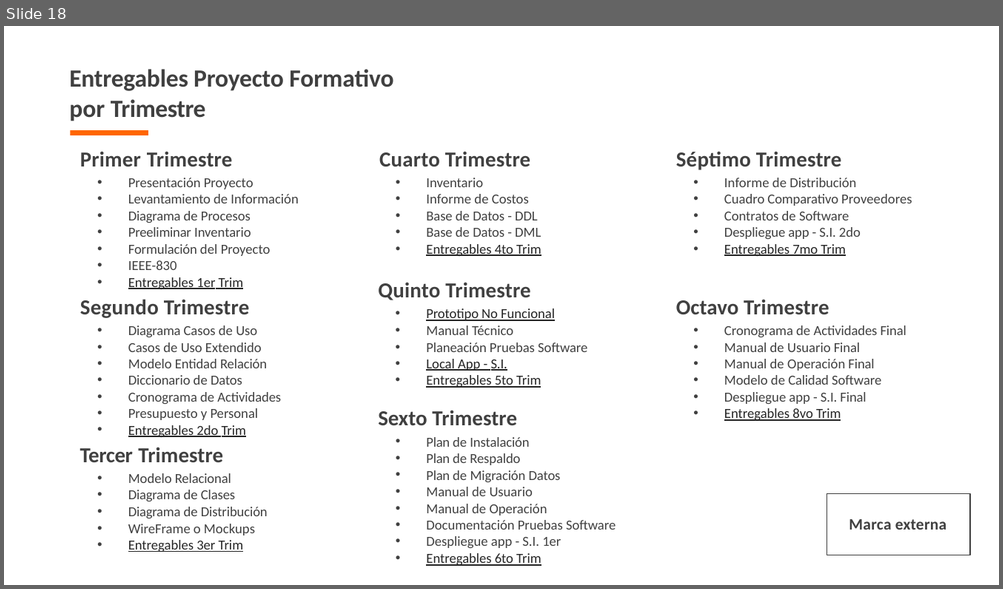
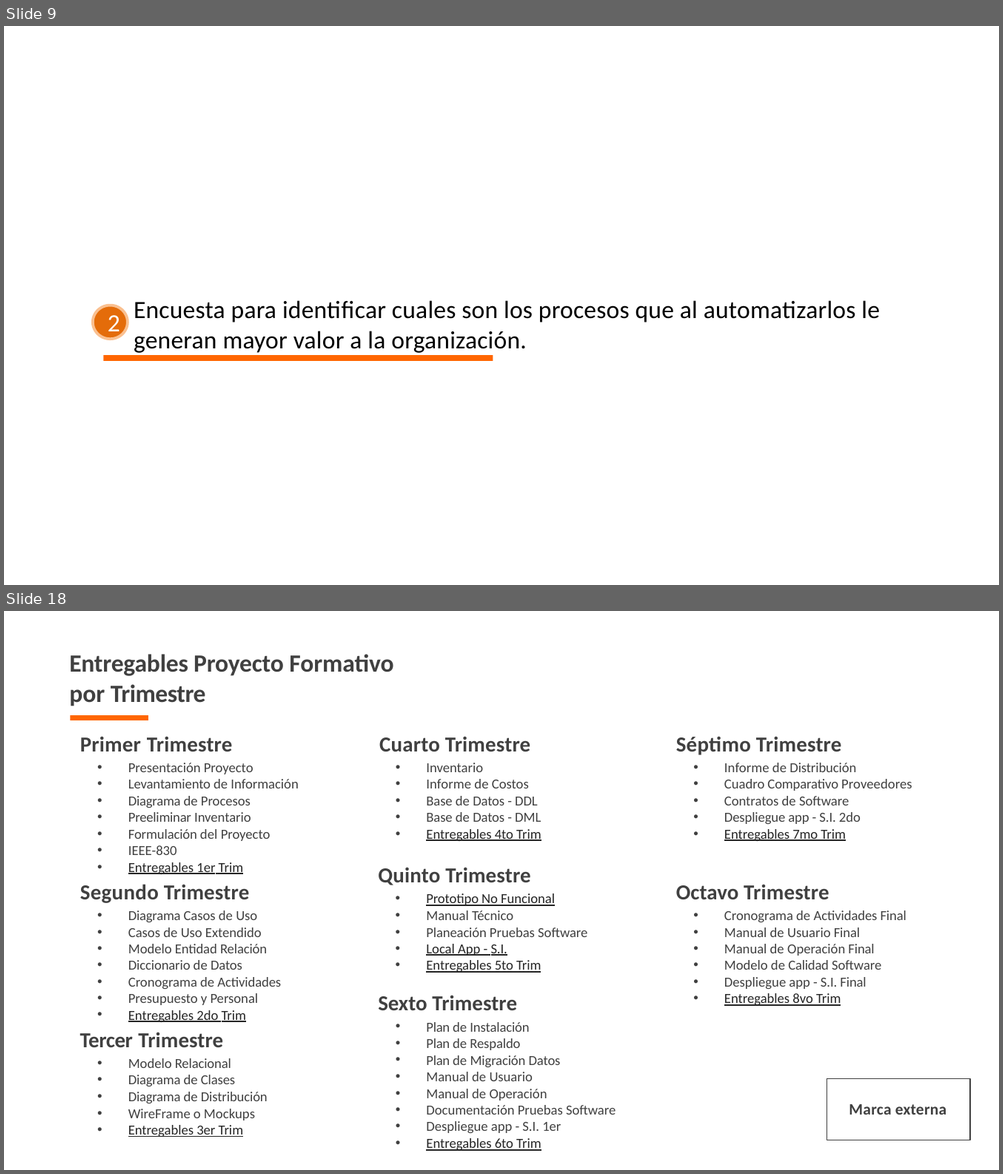
Before and after one commit to tataAntolinez/JOYASPRECIOSAS3D, a slide deck: app/app_documentacion/1er_trim/1_1_1_presentacion_proyecto-convertido (1).pptx. Shown one above the other, each under a label of ours: slide 18 before the commit, slides 9 and 18 after it; the slides between them are not shown. The pictures are 1003x589 and 1003x1174 pixels, drawn with LibreOffice and Linux fonts; fonts in the diff are those of the drawing; background and template pictures are left out. Boxes give left, top, right and bottom in pixels: in the first picture for what was removed or moved away, otherwise in the second. Text is boxed around its words. In the diff, an @@ line names an element or a change of style, - is before the commit and + after.

```diff
--- a/app/app_documentacion/1er_trim/1_1_1_presentacion_proyecto-convertido (1).pptx
+++ b/app/app_documentacion/1er_trim/1_1_1_presentacion_proyecto-convertido (1).pptx
@@ slide 9 added at (x1=4, y1=26, x2=999, y2=585), background #FFFFFF @@
@@ ellipse added at (x1=93, y1=306, x2=128, y2=339), fill #E46C0A, outline #FAC090 2 pt, 18 pt, text #FFFFFF @@
+2
@@ text added at (x1=134, y1=301, x2=879, y2=353), 18 pt, text #000000 @@
+Encuesta para identificar cuales son los procesos que al automatizarlos le generan mayor valor a la organización.
@@ freeform shape added at (x1=103, y1=355, x2=493, y2=361), fill #FF6600 @@
```
Also in this commit, not shown: 8 slides changed, 8 other slides added, 10 slides removed, 10 other files.
